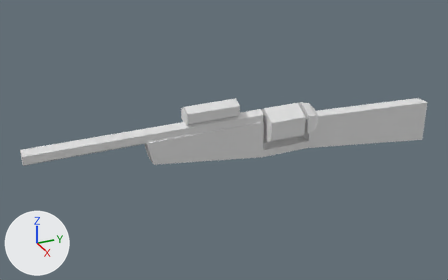
The Blender file Assets/Models/Blender/Objects/Weapons/bigiron.blend as it was, and as the next commit left it.
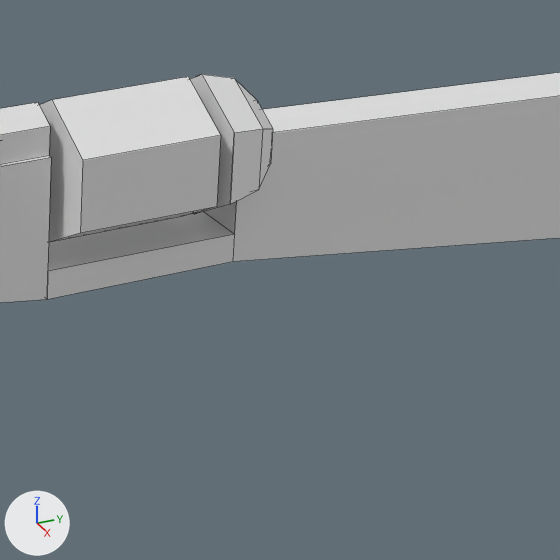
Each version is shown whole from a camera (50 mm lens) standing at (6.63, -3.8, 3.22) and looking at (-0.2, -0.73, -0.19), then close up on the part from 56% to 87% of the width and 30% to 79% of the height. Lighting does not change. The marker at lower left points along +X, +Y and +Z. The close-ups show mesh edges as thin lines.

The first close-up shows 'Bigiron', 'Cylinder'.
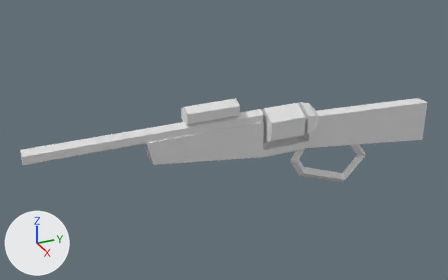
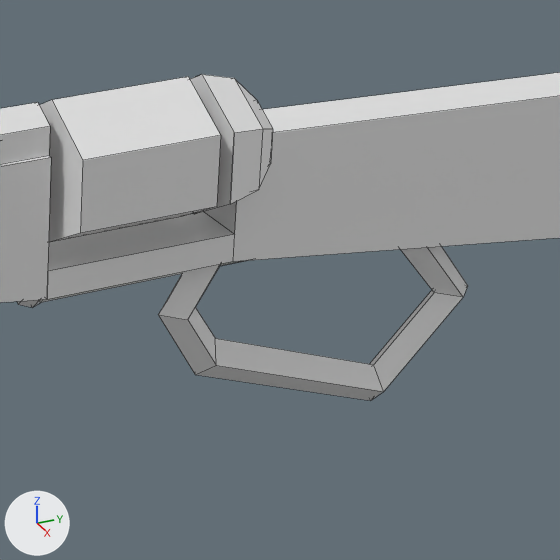
Patch to the scene script:
```diff
--- a/Assets/Models/Blender/Objects/Weapons/bigiron.blend.py
+++ b/Assets/Models/Blender/Objects/Weapons/bigiron.blend.py
@@ me_torus @@
+me_torus.from_pydata(...)  # 45 vertices, 44 faces; spans x -0.08..0.08, y -0.07..1.76, z -0.73..0.08
@@ ob_lever @@
+ob_lever = bpy.data.objects.new('Lever', me_torus)
+ob_lever.location = (0.0, -0.3, -0.4)
```

Boxes [x1, y1, x2, y2] around the edits, measured in the close-ups (560 x 560 px):
'Lever', added: after [17, 246, 468, 401]
